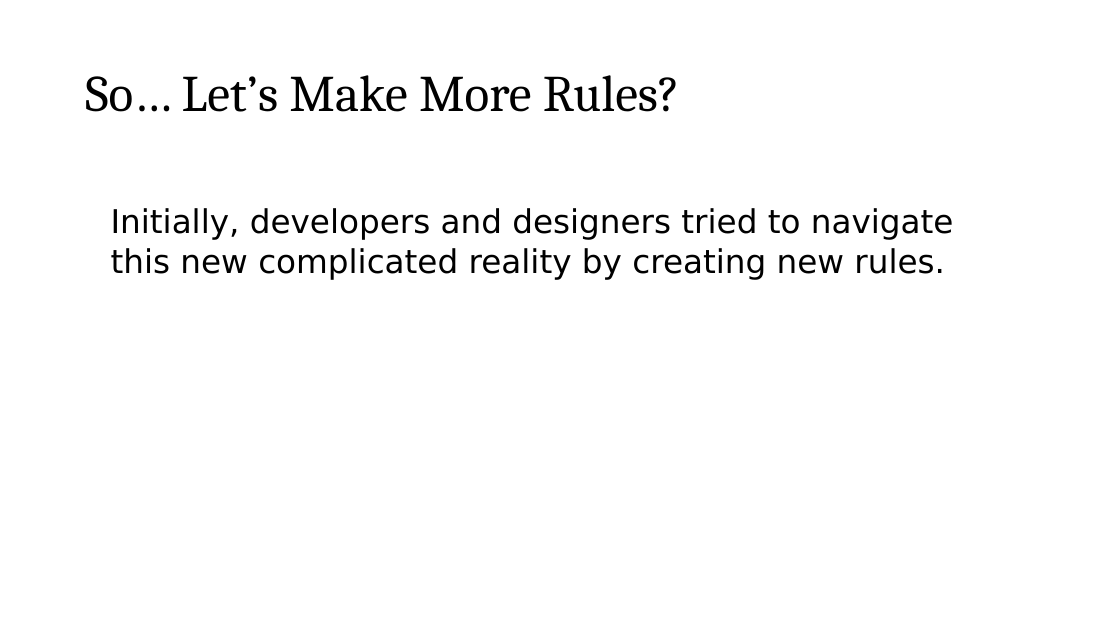
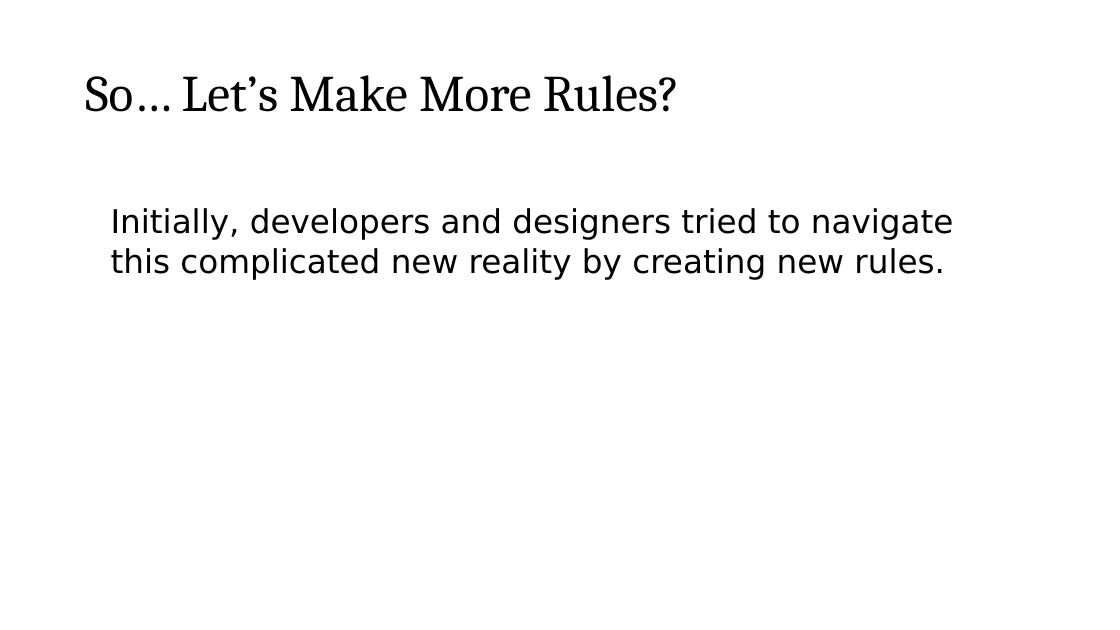
Before and after one commit to roblarsen/rob-larsen-presentations, a slide deck: slide 8 of wild-world-web.pptx. Drawn at 1120x630 pixels with LibreOffice and Linux fonts; fonts in the diff are those of the drawing; background and template pictures are left out. Boxes give left, top, right and bottom in pixels: in the first picture for what was removed or moved away, otherwise in the second. Text is boxed around its words. In the diff, an @@ line names an element or a change of style, - is before the commit and + after.

```diff
--- a/wild-world-web.pptx
+++ b/wild-world-web.pptx
@@ text at bbox=[111, 208, 954, 280]: text changed @@
-Initially, developers and designers tried to navigate this new complicated reality by creating new rules.
+Initially, developers and designers tried to navigate this complicated new reality by creating new rules.
```
Also in this commit, not shown: 24 other slides changed, 4 slides added, 5 slides removed.
